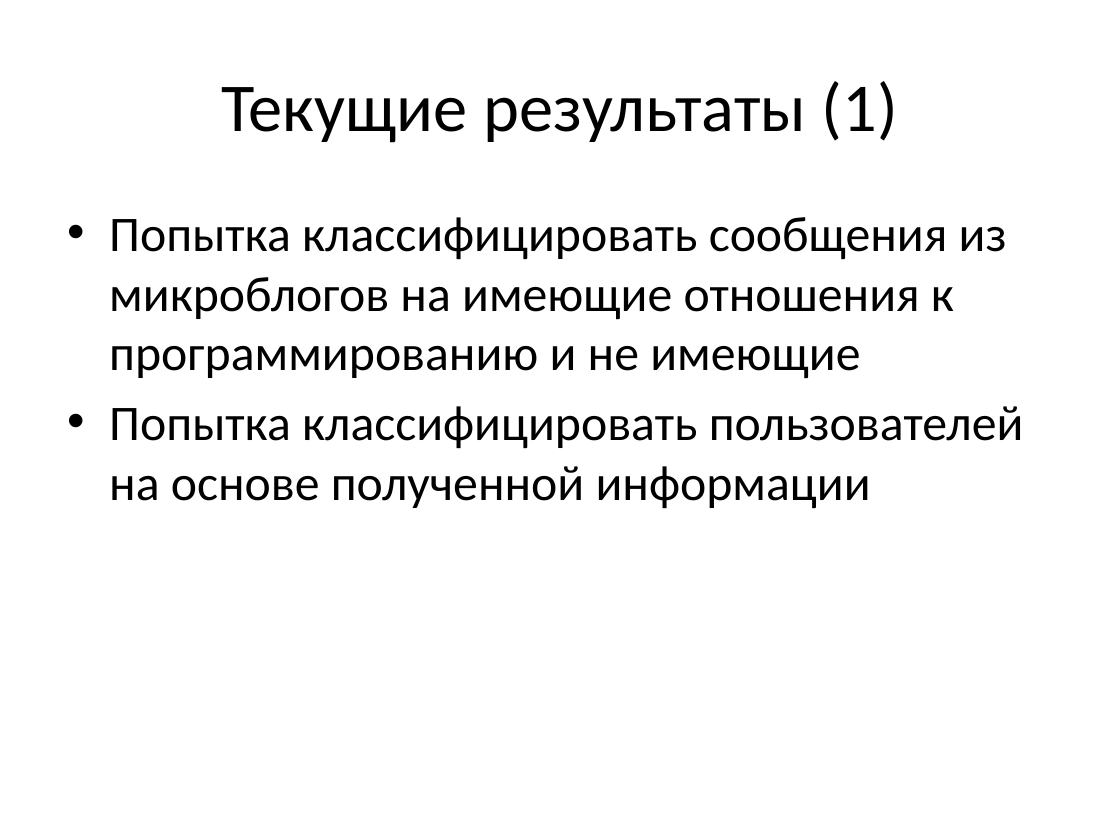
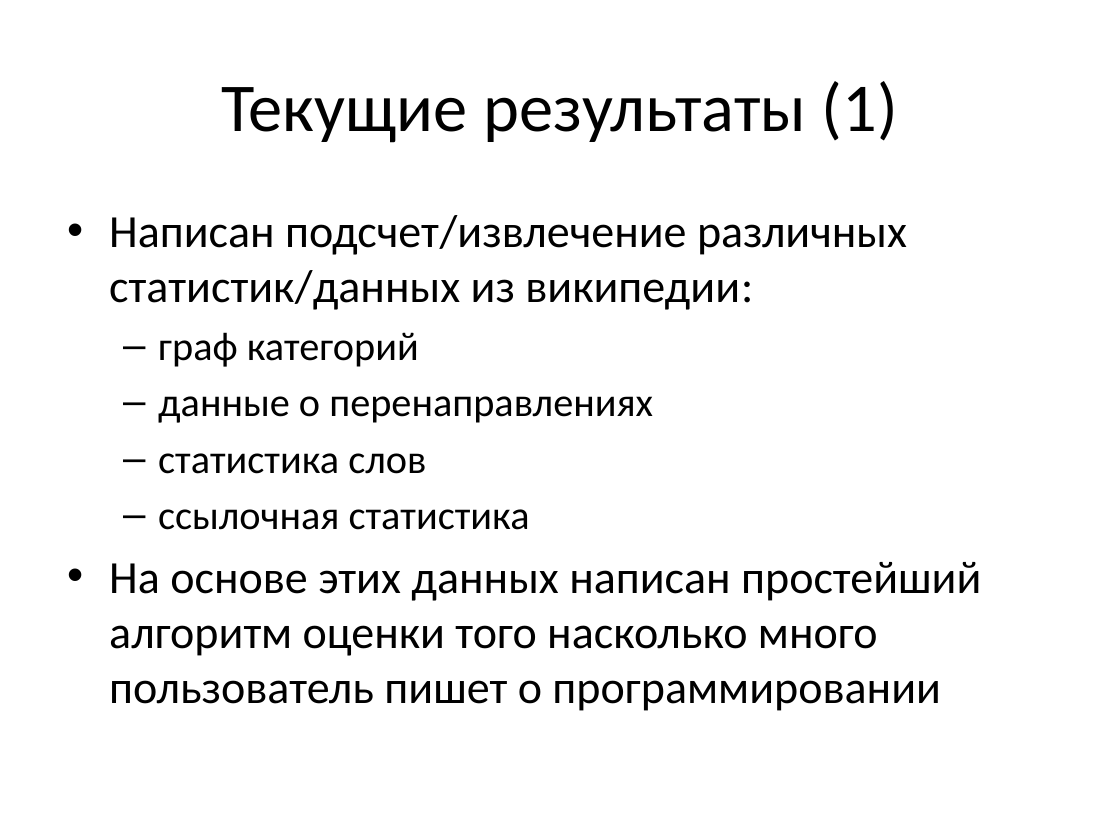
Before and after one commit to ttim/Diploma, a slide deck: slide 9 of docs/spisok2012-slides.pptx (slide 5 before the commit). Drawn at 1120x840 pixels with LibreOffice and Linux fonts; fonts in the diff are those of the drawing. Boxes give left, top, right and bottom in pixels: in the first picture for what was removed or moved away, otherwise in the second. Text is boxed around its words. In the diff, an @@ line names an element or a change of style, - is before the commit and + after.

```diff
--- a/docs/spisok2012-slides.pptx
+++ b/docs/spisok2012-slides.pptx
@@ text at (x1=109, y1=215, x2=981, y2=711): text changed; size 32 to 29.6 pt @@
-• Попытка классифицировать сообщения из микроблогов на имеющие отношения к программированию и не имеющие
-• Попытка классифицировать пользователей на основе полученной информации
+• Написан подсчет/извлечение различных статистик/данных из википедии:
+  – граф категорий
+  – данные о перенаправлениях
+  – статистика слов
+  – ссылочная статистика
+• На основе этих данных написан простейший алгоритм оценки того насколько много пользователь пишет о программировании
```
Also in this commit, not shown: 4 other slides changed, 5 slides added, 1 other file.
